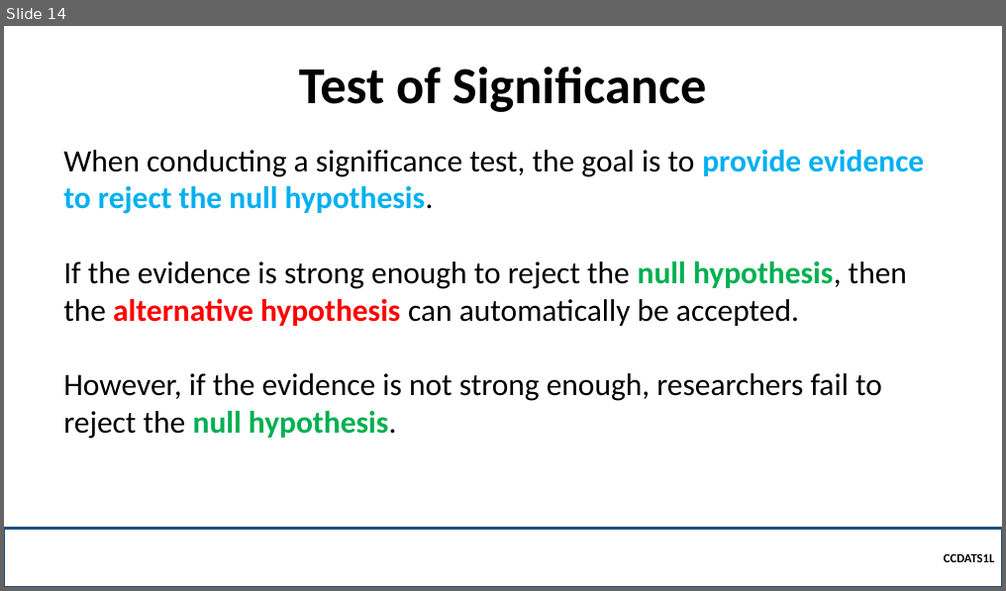
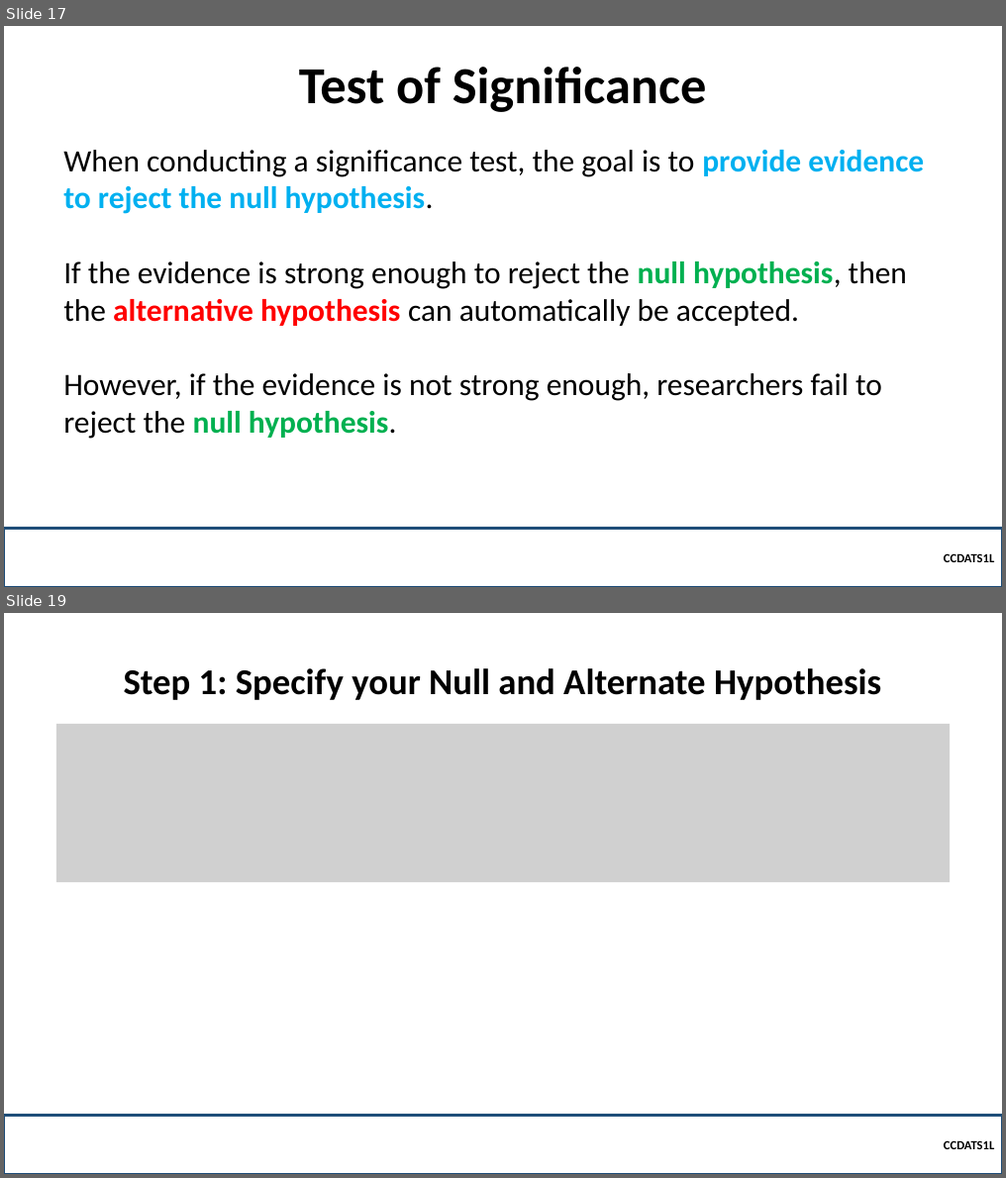
Before and after one commit to robitussin/CCDATS1L, a slide deck: week 10/Test of Significance.pptx. Shown one above the other, each under a label of ours: slide 14 before the commit, slides 17 and 19 after it; the slides between them are not shown. The pictures are 1006x591 and 1006x1178 pixels, drawn with LibreOffice and Linux fonts; fonts in the diff are those of the drawing; grey boxes stand for pictures; background and template pictures are left out. Boxes give left, top, right and bottom in pixels: in the first picture for what was removed or moved away, otherwise in the second. Text is boxed around its words. In the diff, an @@ line names an element or a change of style, - is before the commit and + after.

```diff
--- a/week 10/Test of Significance.pptx
+++ b/week 10/Test of Significance.pptx
@@ slide 19 added at (4, 613, 1002, 1174), background picture (left out) @@
@@ title added at (124, 668, 881, 700), 35 pt, text #000000, bold @@
+Step 1: Specify your Null and Alternate Hypothesis
@@ picture added at (56, 724, 949, 882) @@
@@ rectangle added at (4, 1115, 1002, 1174), outline #1F4E79 2.25 pt, 12 pt, text #000000, bold @@
+  CCDATS1L
@@ what was slide 14 is now slide 17 @@
```
Also in this commit, not shown: 8 slides changed, 9 other slides added, 2 slides removed, 5 other files.
